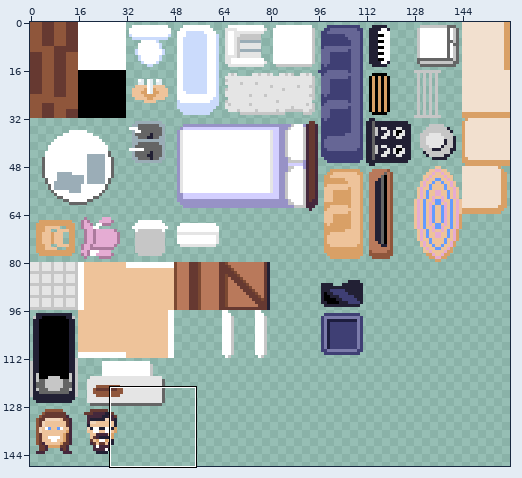
Edited in one commit: sprite sheet (hide-and-seek-tileset.png). Above, an overview of the earlier version with the close-up marked.
Close-up. First the earlier version:
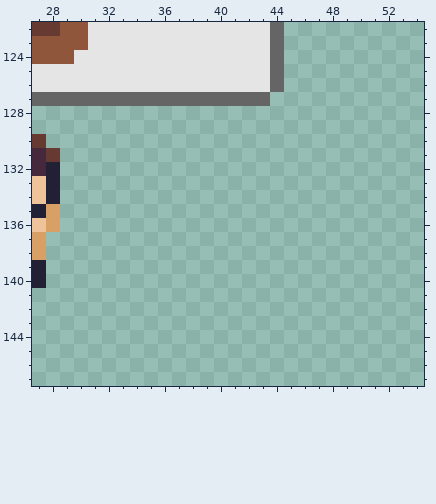
The file is 160x160 pixels. Shown: x 27..54, y 122..147. The wide view leaves out empty margins.
The same view after the edit:
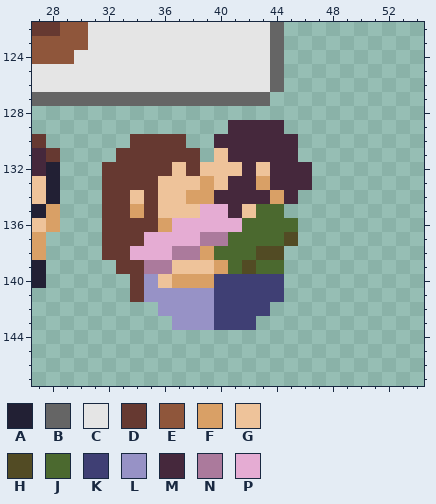
Palette (. is transparent): A #222034  B #656565  C #e5e5e5  D #663931  E #8f563b  F #d9a066  G #eec39a  H #524b24  J #4b692f  K #3f3f74  L #9792c6  M #45283c  N #ab7a9c  P #e5acd3
Edits made:
@@ x 30..48 @@
 128 ...................
-129 ...................
-130 ...................
-131 ...................
-132 ...................
-133 ...................
-134 ...................
-135 ...................
-136 ...................
-137 ...................
-138 ...................
-139 ...................
-140 ...................
-141 ...................
-142 ...................
-143 ...................
+129 ...........MMMM....
+130 ....DDDD..MMMMMM...
+131 ...DDDDDD.GMMMMM...
+132 ..DDDDDGDGGGMGMMM..
+133 ..DDDDGGGFGMMFMMM..
+134 ..DDGDGGFFMMMMFM...
+135 ..DDFDGGGPPMGJJ....
+136 ..DDDDFPPPPPJJJJ...
+137 ..DDDPPPPNNJJJJH...
+138 ..DDPPPNNFJJJHH....
+139 ...DDNNGGGFJHJJ....
+140 ....DLGFFFKKKKK....
+141 ....DLLLLLKKKKK....
+142 ......LLLLKKKK.....
+143 .......LLLKKK......
 144 ...................
Boxes around the changes in both close-ups, in picture pixels (x1, y1, x2, y2):
added: (102, 120, 312, 330)
